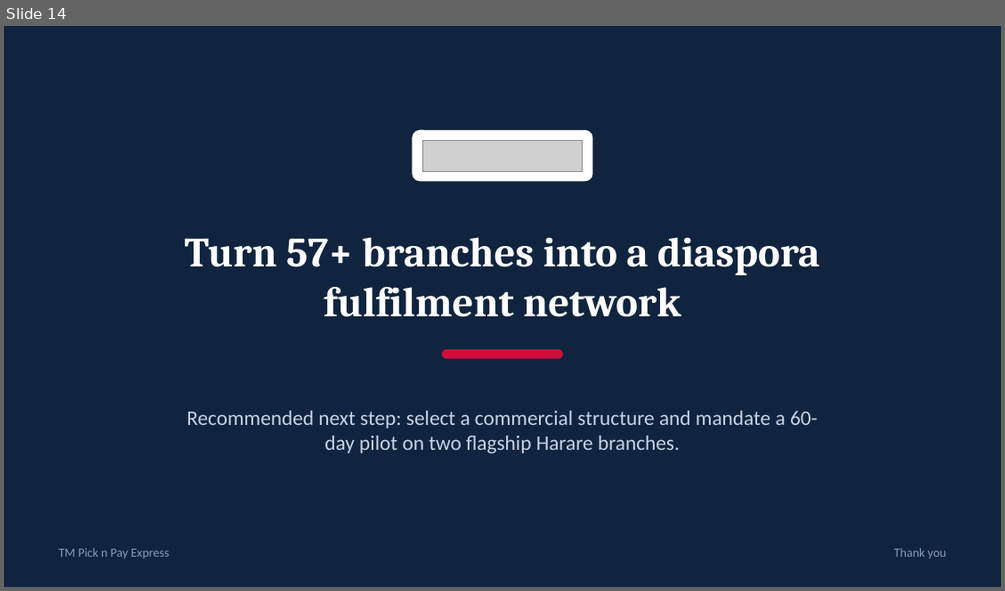
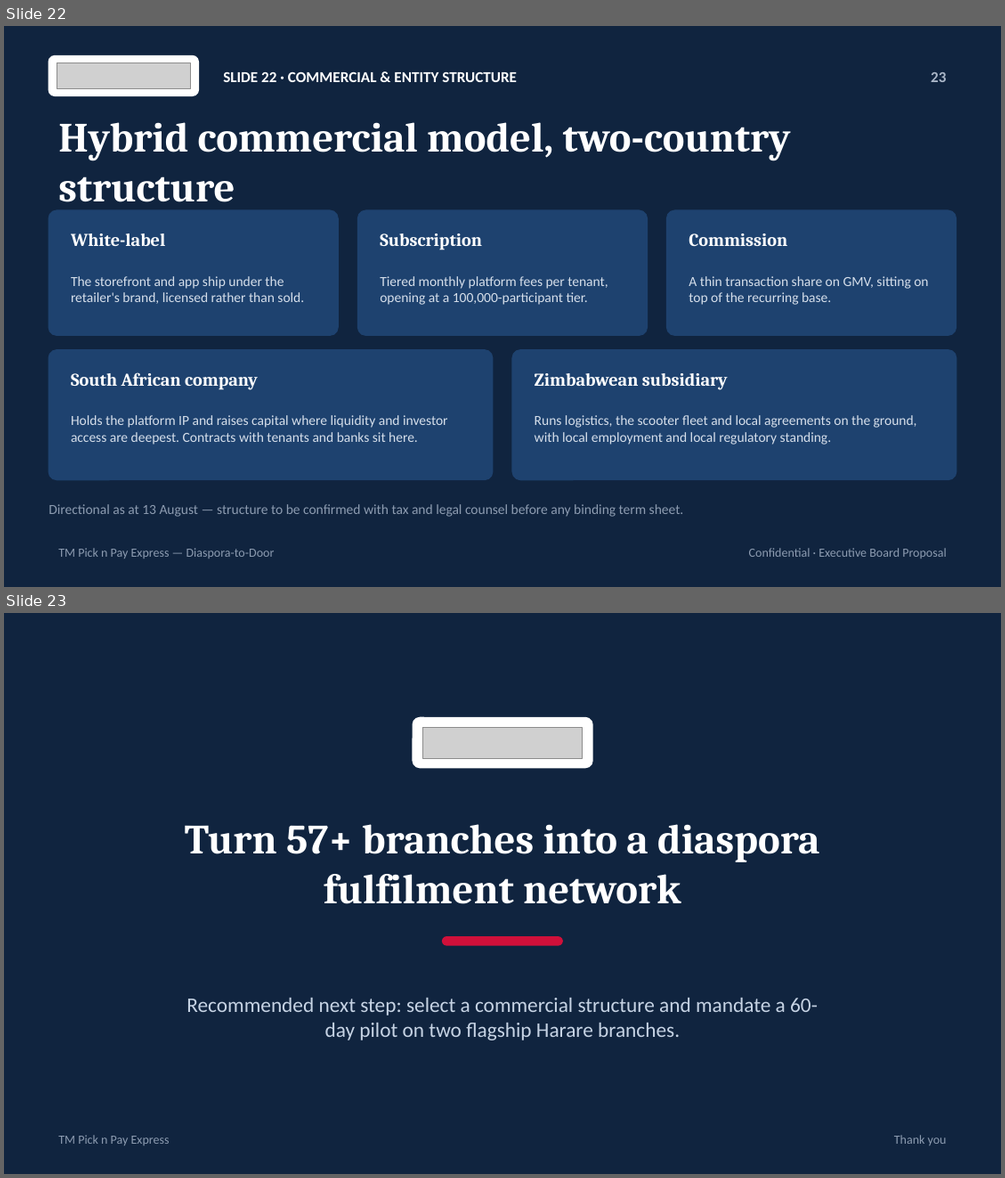
Before and after one commit to gugunyathi/retail-bridge, a slide deck: public/TM-Pick-n-Pay-Express.ppt. Shown one above the other, each under a label of ours: slide 14 before the commit, slides 22 and 23 after it. The pictures are 1005x591 and 1005x1178 pixels, drawn with LibreOffice and Linux fonts; fonts in the diff are those of the drawing; grey boxes stand for pictures. Boxes give left, top, right and bottom in pixels: in the first picture for what was removed or moved away, otherwise in the second. Text is boxed around its words. In the diff, an @@ line names an element or a change of style, - is before the commit and + after.

```diff
--- a/public/TM-Pick-n-Pay-Express.ppt
+++ b/public/TM-Pick-n-Pay-Express.ppt
@@ slide 22 added at <box>4,26,1001,587</box>, background #10243F @@
@@ rounded rectangle added at <box>48,56,198,95</box>, fill #FFFFFF, outline #FFFFFF 0.99 pt @@
@@ picture added at <box>57,62,190,89</box> @@
@@ text added at <box>223,71,517,82</box>, 11 pt, text #FFFFFF, bold @@
+SLIDE 22 · COMMERCIAL & ENTITY STRUCTURE
@@ text added at <box>930,72,946,82</box>, 11 pt, text #AAB6C8, bold @@
+23
@@ text added at <box>58,122,791,211</box>, 30 pt, text #FFFFFF, bold @@
+Hybrid commercial model, two-country structure
@@ rounded rectangle added at <box>48,210,338,335</box>, fill #1E426F, outline #1E426F 0.99 pt @@
@@ rounded rectangle added at <box>358,210,647,335</box>, fill #1E426F, outline #1E426F 0.99 pt @@
@@ rounded rectangle added at <box>667,210,956,335</box>, fill #1E426F, outline #1E426F 0.99 pt @@
@@ text added at <box>71,233,165,246</box>, 13 pt, text #FFFFFF, bold @@
+White-label
@@ text added at <box>380,233,482,250</box>, 13 pt, text #FFFFFF, bold @@
+Subscription
@@ text added at <box>688,233,787,246</box>, 13 pt, text #FFFFFF, bold @@
+Commission
@@ text added at <box>71,276,304,304</box>, 10 pt, text #D5DEEA @@
+The storefront and app ship under the retailer's brand, licensed rather than sold.
@@ text added at <box>380,276,607,305</box>, 10 pt, text #D5DEEA @@
+Tiered monthly platform fees per tenant, opening at a 100,000-participant tier.
@@ text added at <box>688,276,928,305</box>, 10 pt, text #D5DEEA @@
+A thin transaction share on GMV, sitting on top of the recurring base.
@@ rounded rectangle added at <box>48,350,493,480</box>, fill #1E426F, outline #1E426F 0.99 pt @@
@@ text added at <box>71,372,258,390</box>, 13 pt, text #FFFFFF, bold @@
+South African company
@@ rounded rectangle added at <box>512,350,956,480</box>, fill #1E426F, outline #1E426F 0.99 pt @@
@@ text added at <box>534,373,728,390</box>, 13 pt, text #FFFFFF, bold @@
+Zimbabwean subsidiary
@@ text added at <box>71,415,448,444</box>, 10 pt, text #D5DEEA @@
+Holds the platform IP and raises capital where liquidity and investor access are deepest. Contracts with tenants and banks sit here.
@@ text added at <box>534,415,917,444</box>, 10 pt, text #D5DEEA @@
+Runs logistics, the scooter fleet and local agreements on the ground, with local employment and local regulatory standing.
@@ text added at <box>48,504,684,516</box>, 10 pt, text #8C9BB0 @@
+Directional as at 13 August — structure to be confirmed with tax and legal counsel before any binding term sheet.
@@ text added at <box>58,548,275,558</box>, 9 pt, text #8C9BB0 @@
+TM Pick n Pay Express — Diaspora-to-Door
@@ text added at <box>749,548,946,558</box>, 9 pt, text #8C9BB0 @@
+Confidential · Executive Board Proposal
@@ what was slide 14 is now slide 23 @@
```
Also in this commit, not shown: 8 other slides added, 2 other files.
